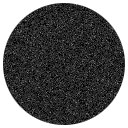
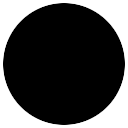
The second 128px x 128px image is a revision of the first. Changes to its layers:
hid "Layer", painted on it over [3, 3, 125, 125]
added layer "Layer #1" over [3, 3, 125, 125]
